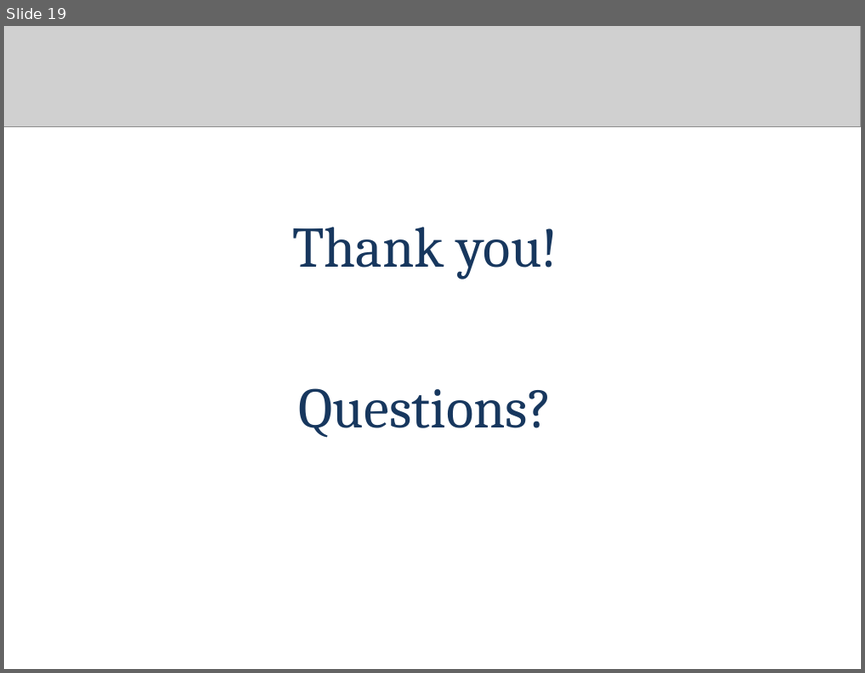
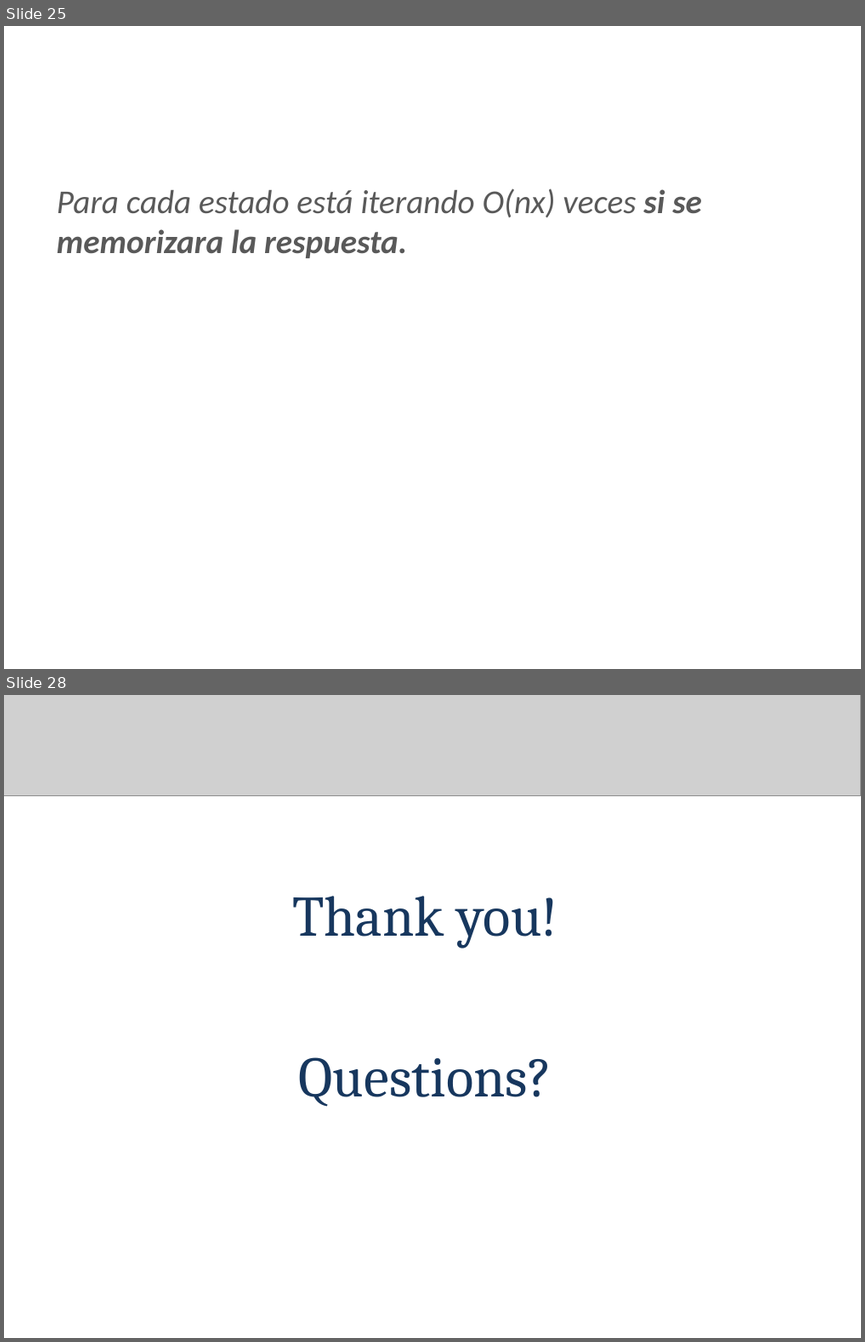
Before and after one commit to arleserp/competitiveProgramming, a slide deck: dynamic programming/DP Nivel 0.pptx. Shown one above the other, each under a label of ours: slide 19 before the commit, slides 25 and 28 after it; the slides between them are not shown. The pictures are 865x673 and 865x1342 pixels, drawn with LibreOffice and Linux fonts; fonts in the diff are those of the drawing; grey boxes stand for pictures; background and template pictures are left out. Boxes give left, top, right and bottom in pixels: in the first picture for what was removed or moved away, otherwise in the second. Text is boxed around its words. In the diff, an @@ line names an element or a change of style, - is before the commit and + after.

```diff
--- a/dynamic programming/DP Nivel 0.pptx
+++ b/dynamic programming/DP Nivel 0.pptx
@@ slide 25 added at bbox=[4, 26, 861, 669], background #FFFFFF @@
@@ title added at bbox=[46, 52, 818, 120], 24 pt, text #FFFFFF, bold @@
+Coin change
@@ text added at bbox=[57, 188, 702, 258], 28 pt, text #595959, italic @@
+Para cada estado está iterando O(nx) veces si se memorizara la respuesta.
@@ what was slide 19 is now slide 28 @@
```
Also in this commit, not shown: 8 other slides added, 2 other files.
